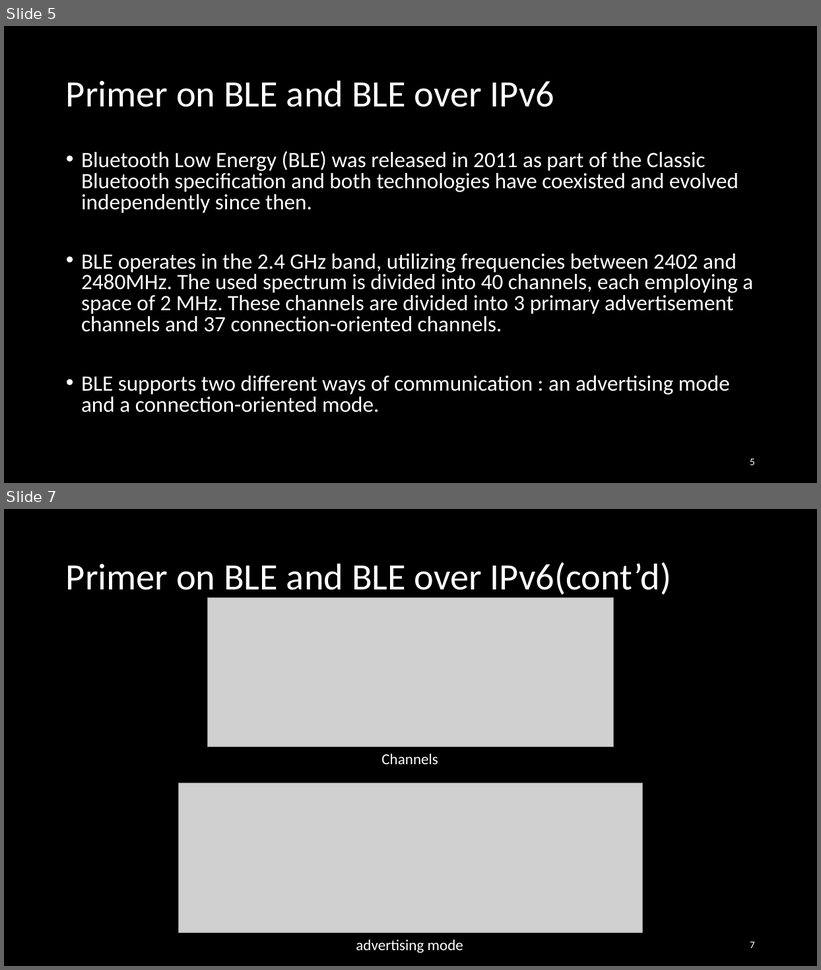
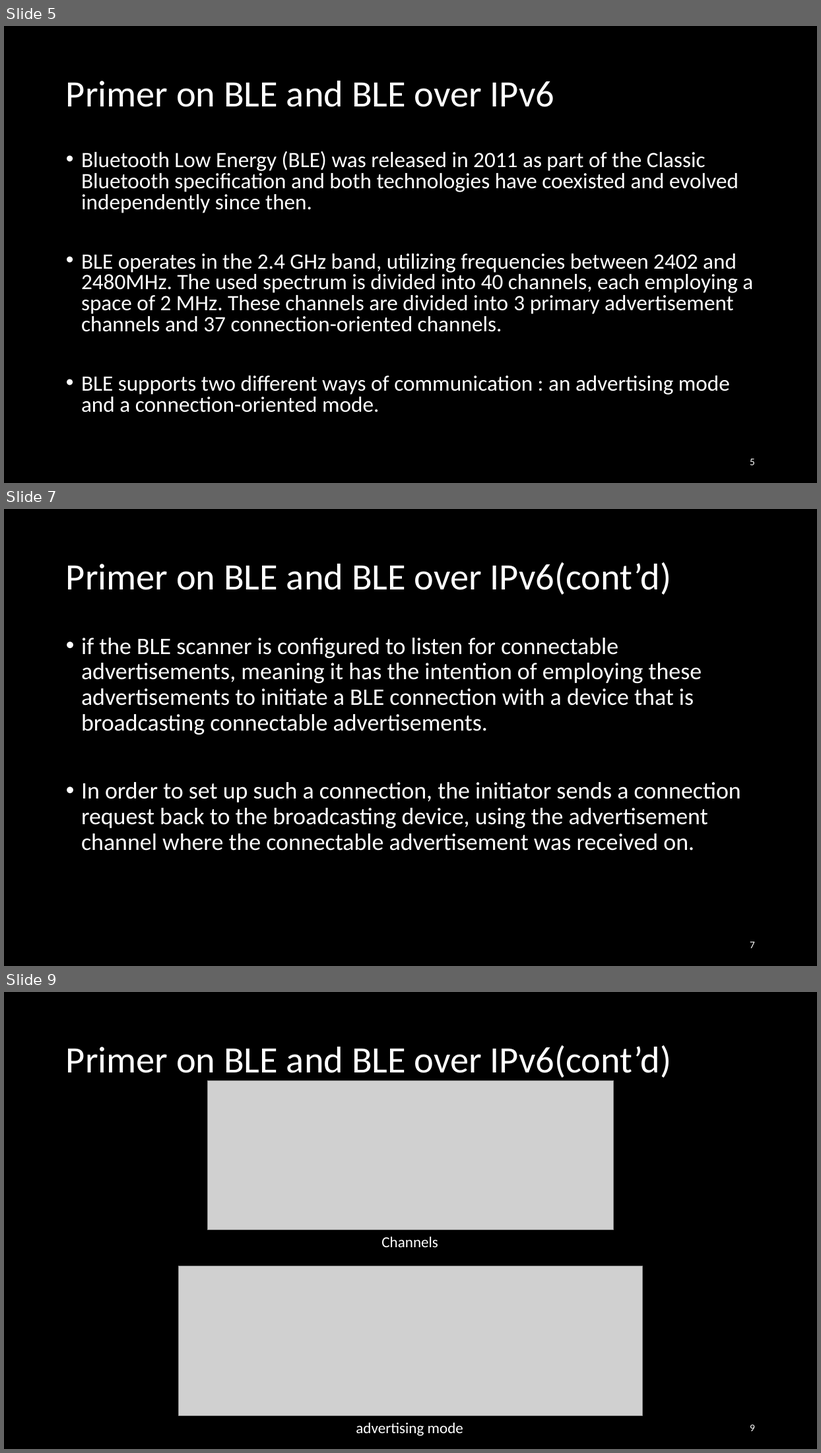
Before and after one commit to EKOISMYLOVE/NTUT_GM_PPT, a slide deck: A BLE-based multi-gateway network infrastructure with handover support for mobile BLE peripherals.pptx. Shown one above the other, each under a label of ours: slides 5 and 7 before the commit, slides 5, 7 and 9 after it; the slides between them are not shown. The pictures are 821x970 and 821x1453 pixels, drawn with LibreOffice and Linux fonts; fonts in the diff are those of the drawing; grey boxes stand for pictures. Boxes give left, top, right and bottom in pixels: in the first picture for what was removed or moved away, otherwise in the second. Text is boxed around its words. In the diff, an @@ line names an element or a change of style, - is before the commit and + after.

```diff
--- a/A BLE-based multi-gateway network infrastructure with handover support for mobile BLE peripherals.pptx
+++ b/A BLE-based multi-gateway network infrastructure with handover support for mobile BLE peripherals.pptx
@@ slide 7 added at [4, 509, 817, 966], background #000000 @@
@@ title added at [66, 562, 672, 595], 44 pt, text #FFFFFF @@
+Primer on BLE and BLE over IPv6(cont’d)
@@ text added at [81, 638, 741, 851], 28 pt, text #FFFFFF @@
+• if the BLE scanner is configured to listen for connectable advertisements, meaning it has the intention of employing these advertisements to initiate a BLE connection with a device that is broadcasting connectable advertisements.
+• In order to set up such a connection, the initiator sends a connection request back to the broadcasting device, using the advertisement channel where the connectable advertisement was received on.
@@ page number added at [750, 942, 755, 949], 12 pt, text #FFFFFF @@
+7
@@ what was slide 7 is now slide 9 @@
@@ page number at [750, 1425, 755, 1432]: text changed @@
-7
+9
```
Also in this commit, not shown: 3 slides changed, 2 other slides added.
